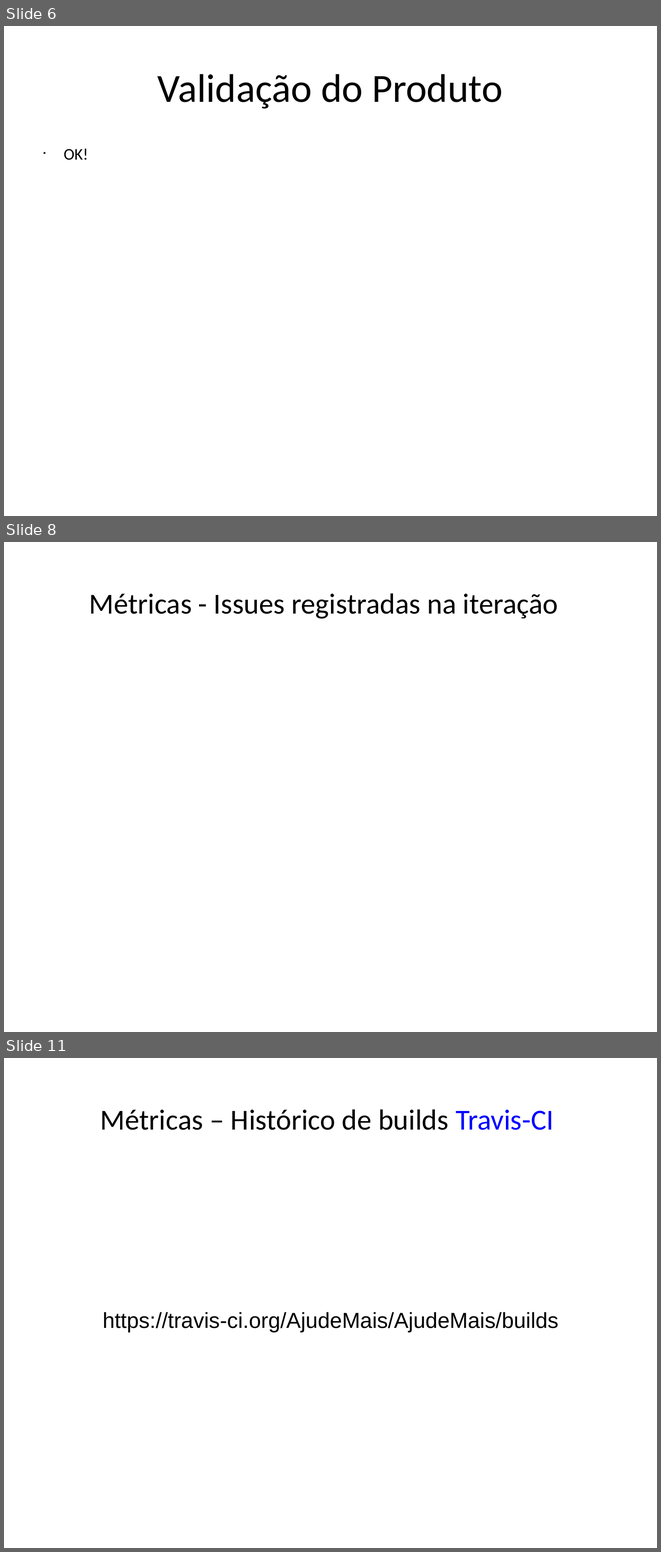
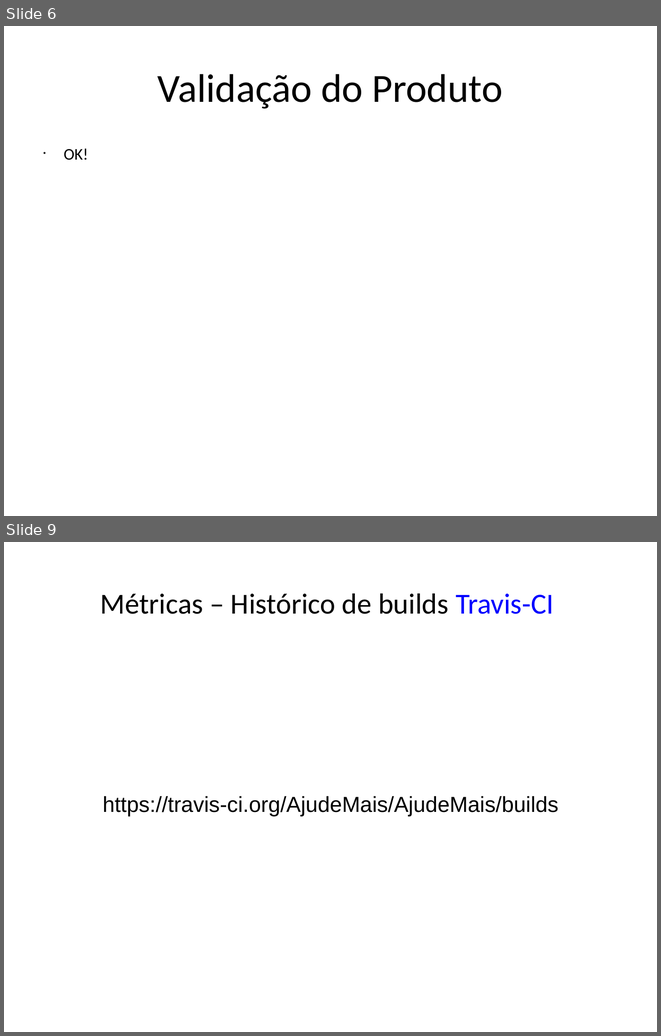
Before and after one commit to AjudeMais/ajudeMais-Projeto, a slide deck: Projeto-AjudeMais/002-Acompanhamento/Iteracao-03/ADR - apresentacao de resultados-IT03.pptx. Shown one above the other, each under a label of ours: slides 6, 8 and 11 before the commit, slides 6 and 9 after it; the slides between them are not shown. The pictures are 661x1552 and 661x1036 pixels, drawn with LibreOffice and Linux fonts; fonts in the diff are those of the drawing. Boxes give left, top, right and bottom in pixels: in the first picture for what was removed or moved away, otherwise in the second. Text is boxed around its words. In the diff, an @@ line names an element or a change of style, - is before the commit and + after.

```diff
--- a/Projeto-AjudeMais/002-Acompanhamento/Iteracao-03/ADR - apresentacao de resultados-IT03.pptx
+++ b/Projeto-AjudeMais/002-Acompanhamento/Iteracao-03/ADR - apresentacao de resultados-IT03.pptx
@@ slide 8 removed at [4, 542, 657, 1032], background #FFFFFF @@
@@ text removed at [89, 593, 558, 619] @@
-Métricas - Issues registradas na iteração
@@ what was slide 11 is now slide 9 @@
```
Also in this commit, not shown: 5 slides changed, 1 other slide removed, 6 other files.
